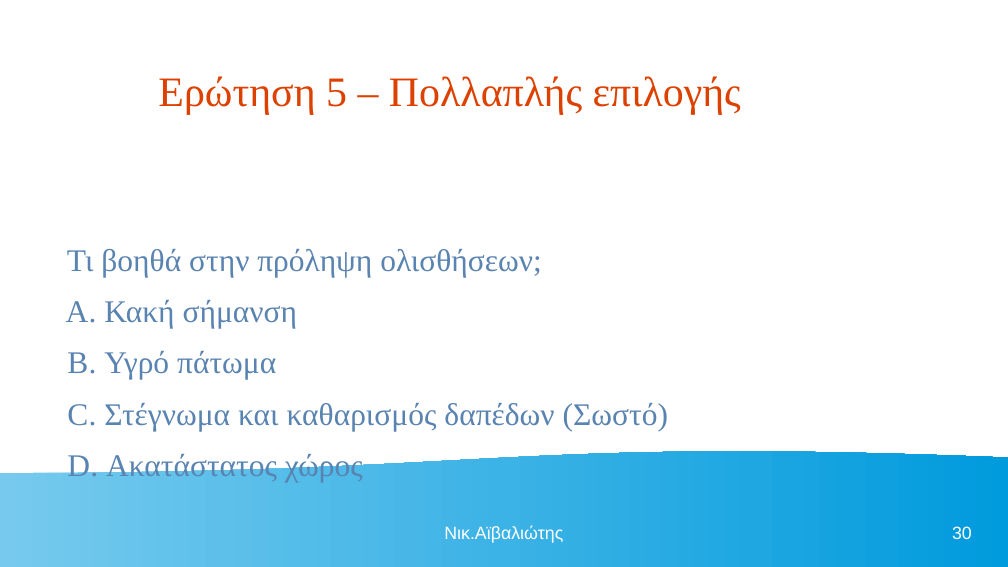
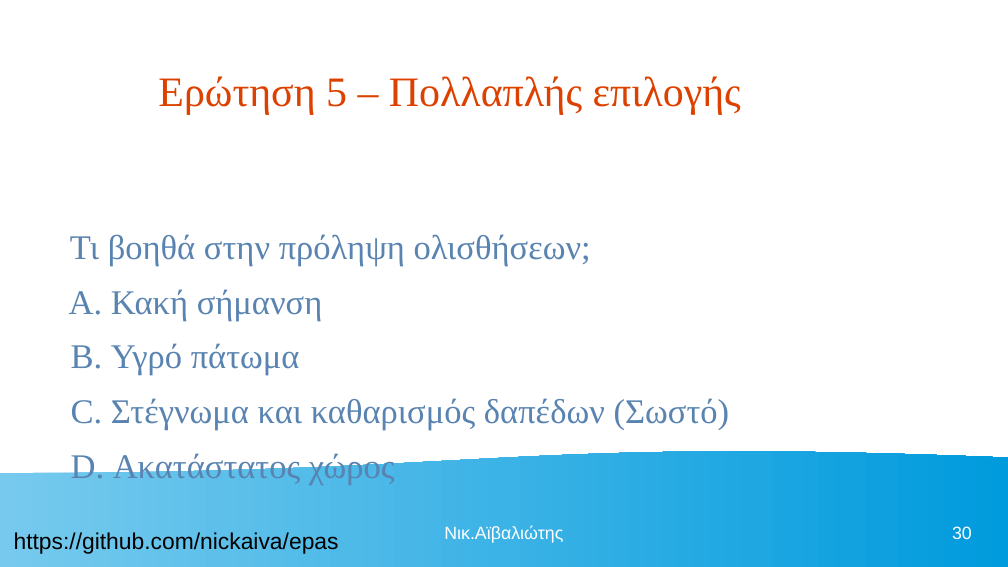
Before and after one commit to nickaiva/epas, a slide deck: slide 30 of ΠΕΡΙΒΑΛΛΟΝ ΕΡΓΑΣΙΑΣ.odp. Drawn at 1008x567 pixels with LibreOffice and Linux fonts; fonts in the diff are those of the drawing. Boxes give left, top, right and bottom in pixels: in the first picture for what was removed or moved away, otherwise in the second. Text is boxed around its words. In the diff, an @@ line names an element or a change of style, - is before the commit and + after.

```diff
--- a/ΠΕΡΙΒΑΛΛΟΝ ΕΡΓΑΣΙΑΣ.odp
+++ b/ΠΕΡΙΒΑΛΛΟΝ ΕΡΓΑΣΙΑΣ.odp
@@ text "Τι βοηθά στην πρόληψη ολισθήσεων;": place and size @@
-text "Τι βοηθά στην πρόληψη ολισθήσεων;" at <box>66,249,668,482</box>
+text "Τι βοηθά στην πρόληψη ολισθήσεων;" at <box>69,234,730,485</box>
@@ text "Τι βοηθά στην πρόληψη ολισθήσεων;" at <box>69,234,730,485</box>: size 24.8 to 27.2 pt @@
@@ text added at <box>14,532,339,554</box>, 18 pt, text #000000 @@
+https://github.com/nickaiva/epas
```
Also in this commit, not shown: 47 other slides changed.
